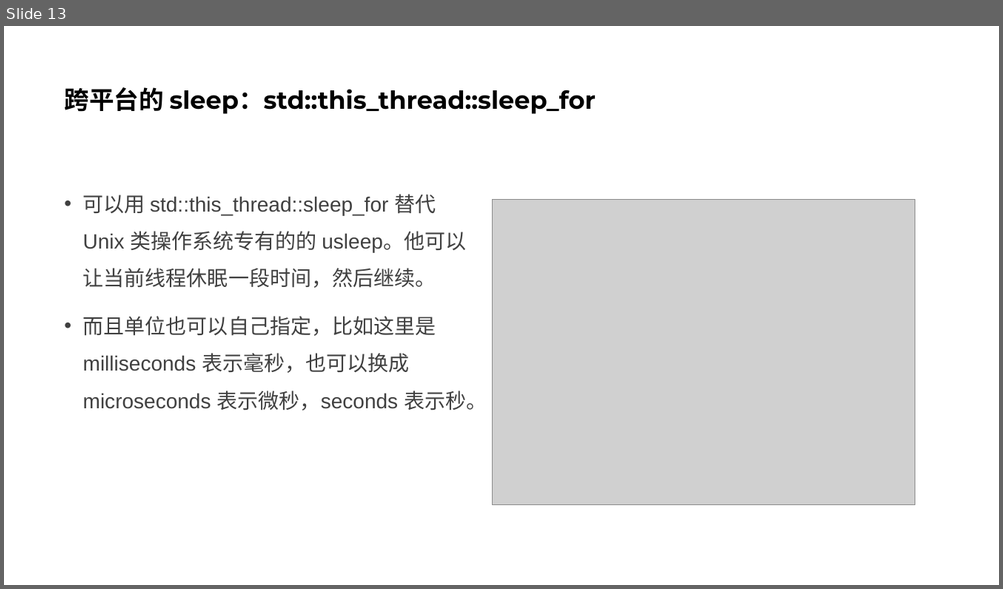
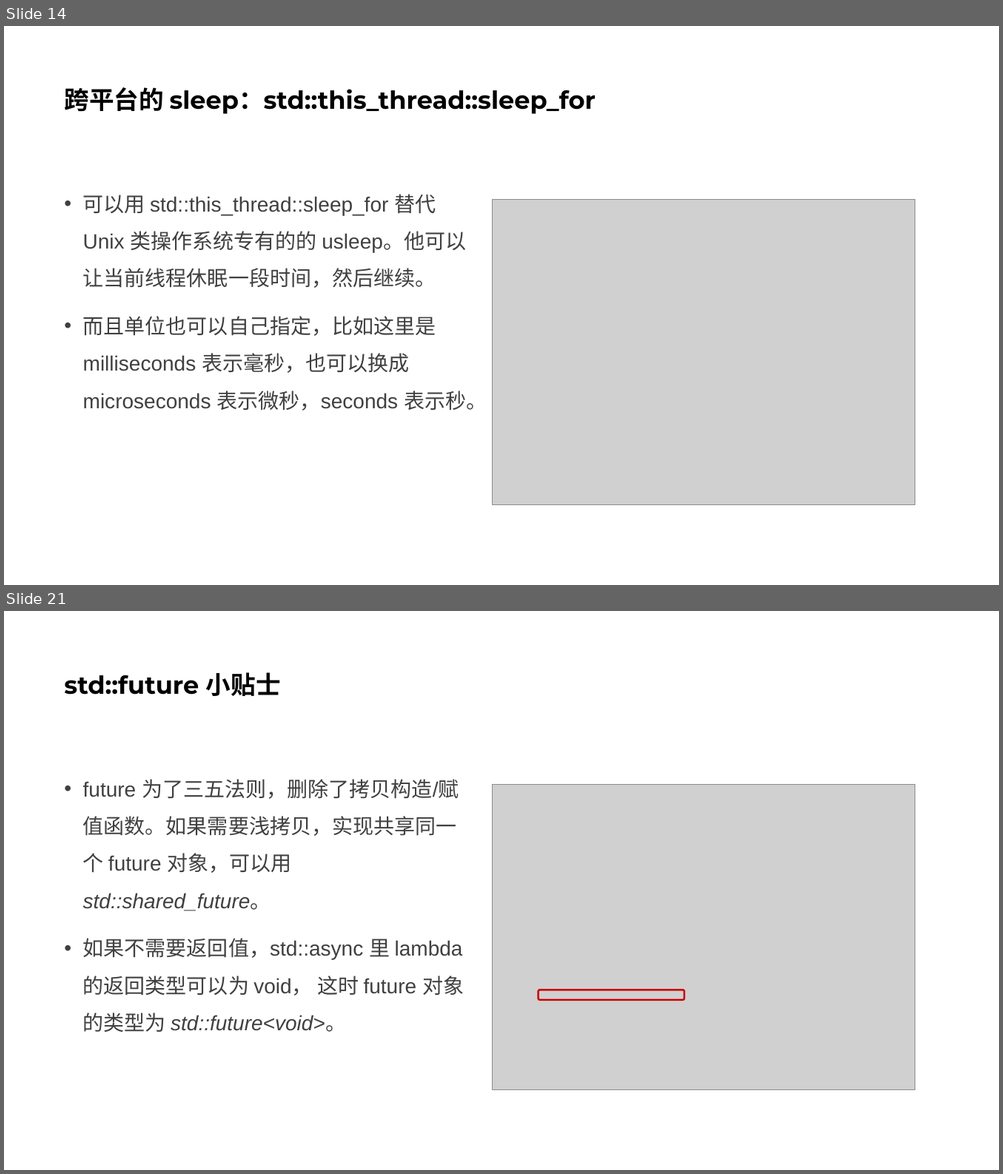
Before and after one commit to parallel101/course, a slide deck: 05/slides.pptx. Shown one above the other, each under a label of ours: slide 13 before the commit, slides 14 and 21 after it; the slides between them are not shown. The pictures are 1003x589 and 1003x1174 pixels, drawn with LibreOffice and Linux fonts; fonts in the diff are those of the drawing; grey boxes stand for pictures. Boxes give left, top, right and bottom in pixels: in the first picture for what was removed or moved away, otherwise in the second. Text is boxed around its words. In the diff, an @@ line names an element or a change of style, - is before the commit and + after.

Commit message:
add async

```diff
--- a/05/slides.pptx
+++ b/05/slides.pptx
@@ slide 21 added at (x1=4, y1=611, x2=999, y2=1170), background #FFFFFF @@
@@ title added at (x1=64, y1=672, x2=281, y2=696), 24 pt, text #000000, bold @@
+std::future 小贴士
@@ text added at (x1=83, y1=779, x2=464, y2=1032), 20 pt, text #404040 @@
+• future 为了三五法则，删除了拷贝构造/赋值函数。如果需要浅拷贝，实现共享同一个 future 对象，可以用 std::shared_future。
+• 如果不需要返回值，std::async 里 lambda 的返回类型可以为 void， 这时 future 对象的类型为 std::future<void>。
@@ picture added at (x1=492, y1=784, x2=915, y2=1091) @@
@@ rounded rectangle added at (x1=538, y1=990, x2=685, y2=999), outline #CC0000 1.75 pt @@
@@ what was slide 13 is now slide 14 @@
```
Also in this commit, not shown: 4 slides changed, 9 other slides added, 15 other files.
